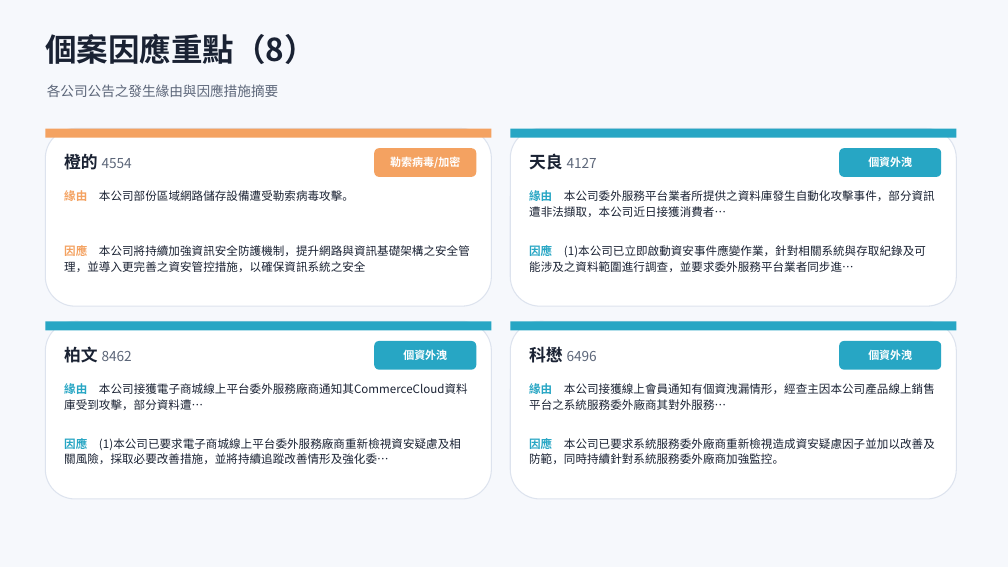
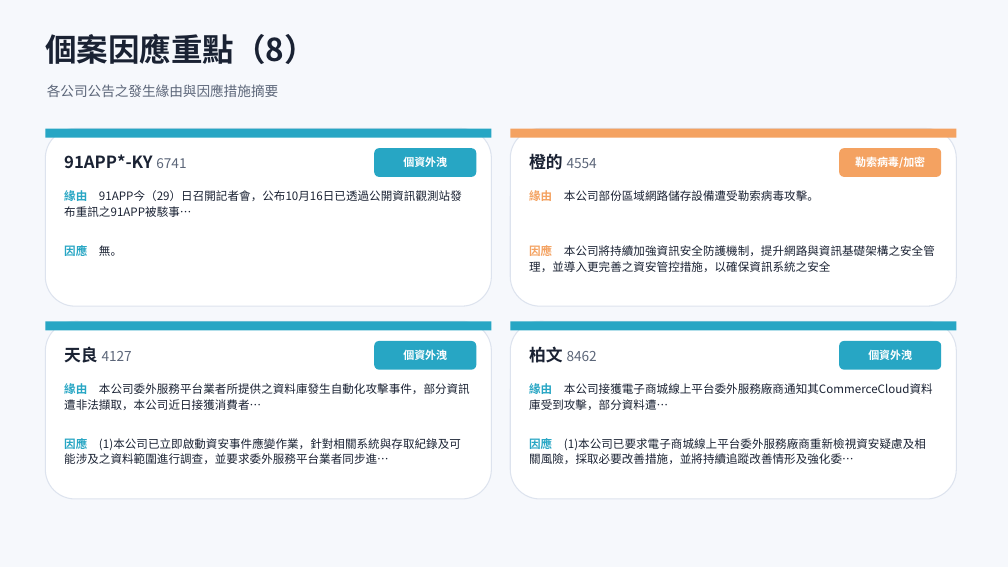
Before and after one commit to Johnnylin77/mops-isec-monitor, a slide deck: slide 13 of 資安事件因應分析.pptx. Drawn at 1008x567 pixels with LibreOffice and Linux fonts; fonts in the diff are those of the drawing. Boxes give left, top, right and bottom in pixels: in the first picture for what was removed or moved away, otherwise in the second. Text is boxed around its words. In the diff, an @@ line names an element or a change of style, - is before the commit and + after.

```diff
--- a/資安事件因應分析.pptx
+++ b/資安事件因應分析.pptx
@@ rectangle at [45,129,492,138]: fill #F4A261 to #27A6C4 @@
@@ rounded rectangle at [374,148,476,177]: fill #F4A261 to #27A6C4 @@
@@ rectangle at [510,129,957,138]: fill #27A6C4 to #F4A261 @@
@@ rounded rectangle at [839,148,941,177]: fill #27A6C4 to #F4A261 @@
@@ text at [64,154,186,168]: text changed; size 13 to 16 pt; text colour #5C6679 to #1A2233; bold on @@
-橙的 4554
+91APP*-KY 6741
@@ text at [403,157,447,167]: text changed @@
-勒索病毒/加密
+個資外洩
@@ text at [529,154,597,170]: text changed @@
-天良 4127
+橙的 4554
@@ text at [855,157,925,168]: text changed @@
-個資外洩
+勒索病毒/加密
@@ text at [64,190,462,201]: text changed @@
-緣由 本公司部份區域網路儲存設備遭受勒索病毒攻擊。
+緣由 91APP今（29）日召開記者會，公布10月16日已透過公開資訊觀測站發布重訊之91APP被駭事…
@@ text at [529,190,819,201]: text changed @@
-緣由 本公司委外服務平台業者所提供之資料庫發生自動化攻擊事件，部分資訊遭非法擷取，本公司近日接獲消費者…
+緣由 本公司部份區域網路儲存設備遭受勒索病毒攻擊。
@@ text at [64,243,122,259]: text changed; text colour #1A2233 to #27A6C4; bold on @@
-因應 本公司將持續加強資訊安全防護機制，提升網路與資訊基礎架構之安全管理，並導入更完善之資安管控措施，以確保資訊系統之安全
+因應 無。
@@ text at [529,245,935,272]: text changed @@
-因應 (1)本公司已立即啟動資安事件應變作業，針對相關系統與存取紀錄及可能涉及之資料範圍進行調查，並要求委外服務平台業者同步進…
+因應 本公司將持續加強資訊安全防護機制，提升網路與資訊基礎架構之安全管理，並導入更完善之資安管控措施，以確保資訊系統之安全
@@ text at [64,346,132,363]: text changed @@
-柏文 8462
+天良 4127
@@ text at [529,346,597,363]: text changed @@
-科懋 6496
+柏文 8462
@@ text at [64,383,470,410]: text changed @@
-緣由 本公司接獲電子商城線上平台委外服務廠商通知其CommerceCloud資料庫受到攻擊，部分資料遭…
+緣由 本公司委外服務平台業者所提供之資料庫發生自動化攻擊事件，部分資訊遭非法擷取，本公司近日接獲消費者…
@@ text at [529,383,933,410]: text changed @@
-緣由 本公司接獲線上會員通知有個資洩漏情形，經查主因本公司產品線上銷售平台之系統服務委外廠商其對外服務…
+緣由 本公司接獲電子商城線上平台委外服務廠商通知其CommerceCloud資料庫受到攻擊，部分資料遭…
@@ text at [64,436,461,464]: text changed @@
-因應 (1)本公司已要求電子商城線上平台委外服務廠商重新檢視資安疑慮及相關風險，採取必要改善措施，並將持續追蹤改善情形及強化委…
+因應 (1)本公司已立即啟動資安事件應變作業，針對相關系統與存取紀錄及可能涉及之資料範圍進行調查，並要求委外服務平台業者同步進…
@@ text at [529,436,926,464]: text changed @@
-因應 本公司已要求系統服務委外廠商重新檢視造成資安疑慮因子並加以改善及防範，同時持續針對系統服務委外廠商加強監控。
+因應 (1)本公司已要求電子商城線上平台委外服務廠商重新檢視資安疑慮及相關風險，採取必要改善措施，並將持續追蹤改善情形及強化委…
```
Also in this commit, not shown: 12 other slides changed, 1 slide added, 2 other files.
